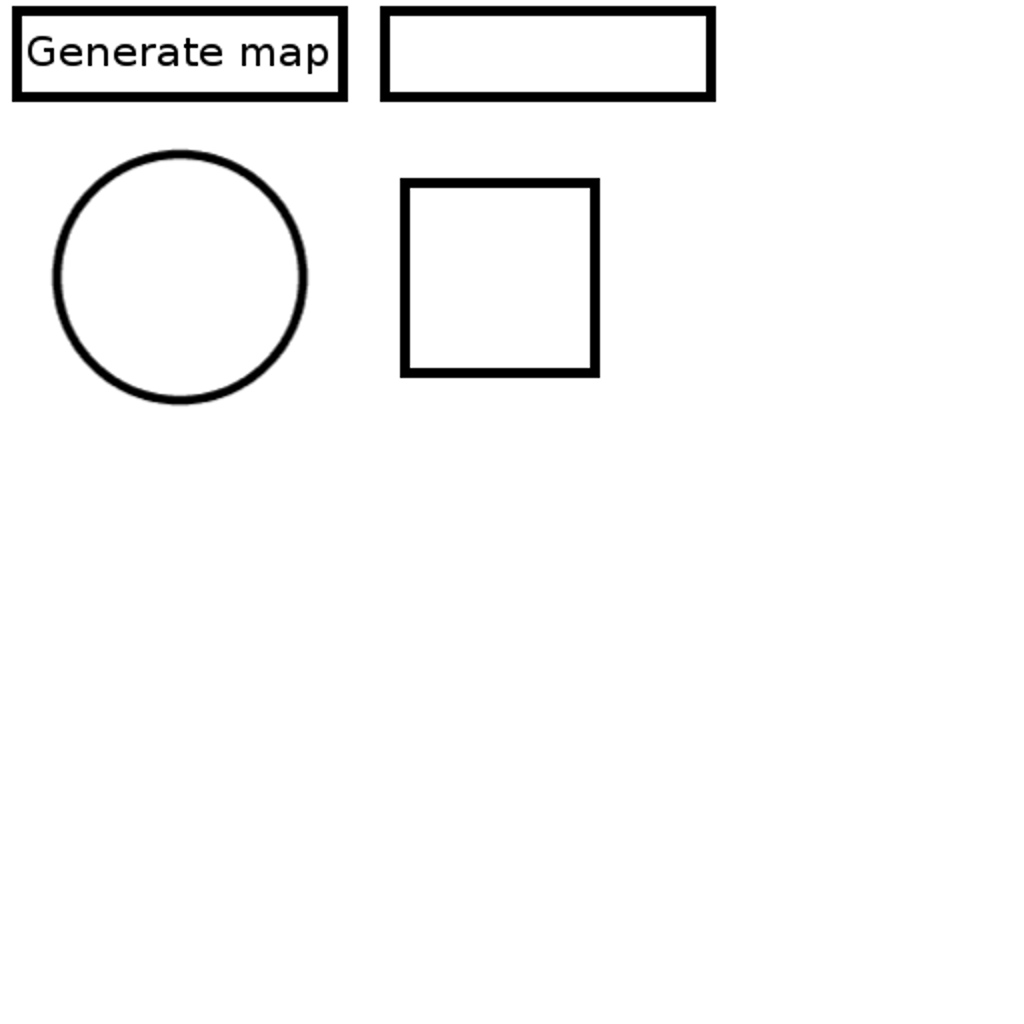
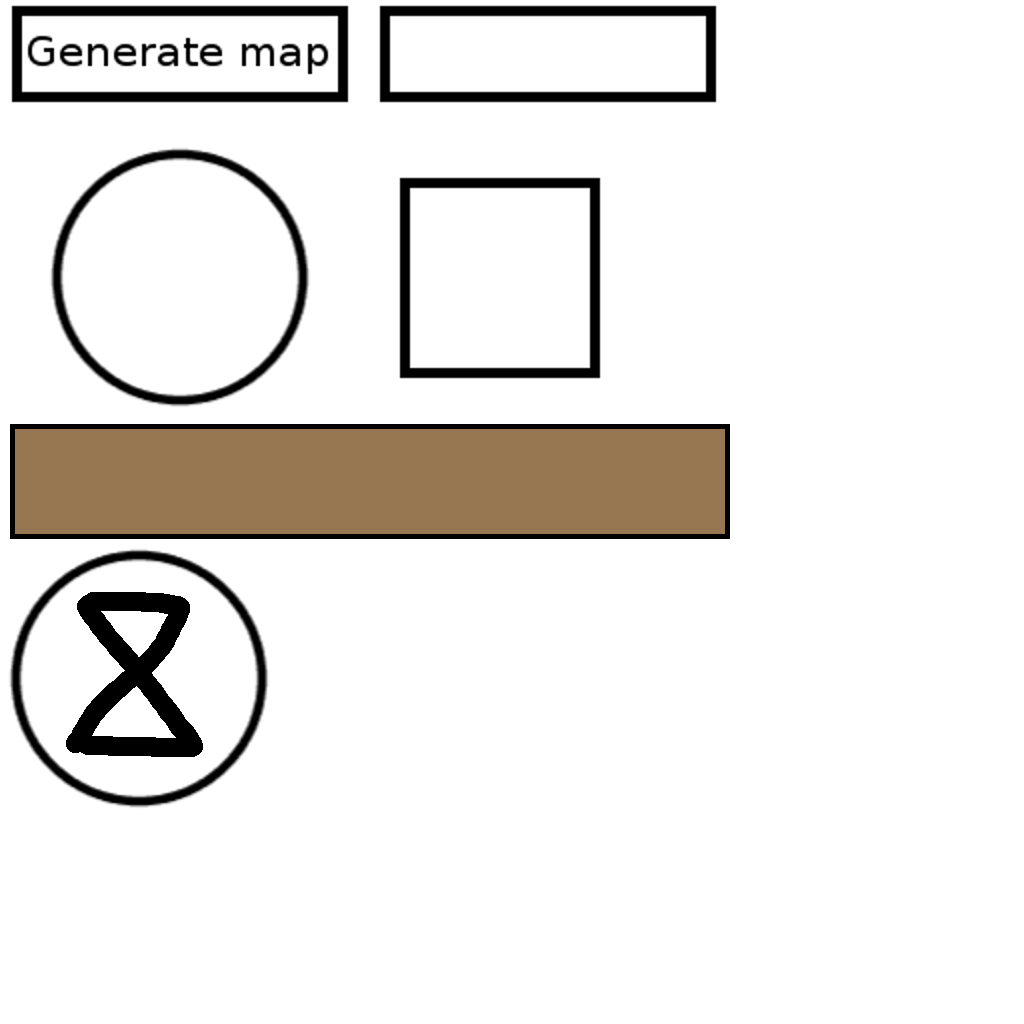
Layers edited between the first and the second (1024, 1024) image:
painted on "UI.png" over [left=8, top=424, right=730, bottom=809]
